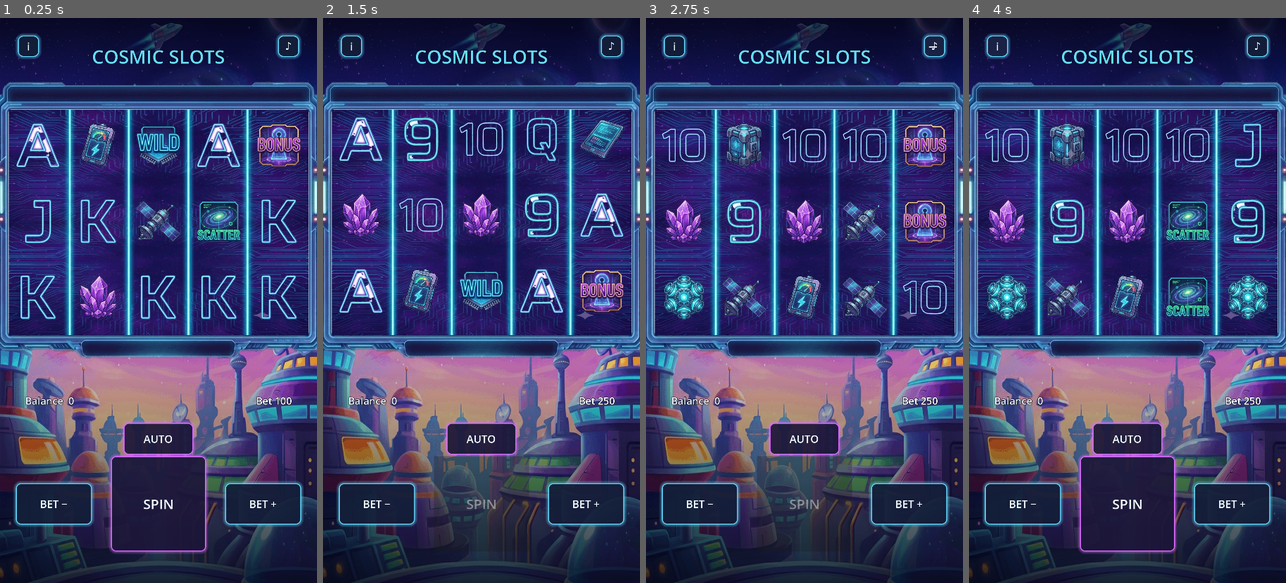
Above: before the commit, frames 1-4 (left to right).
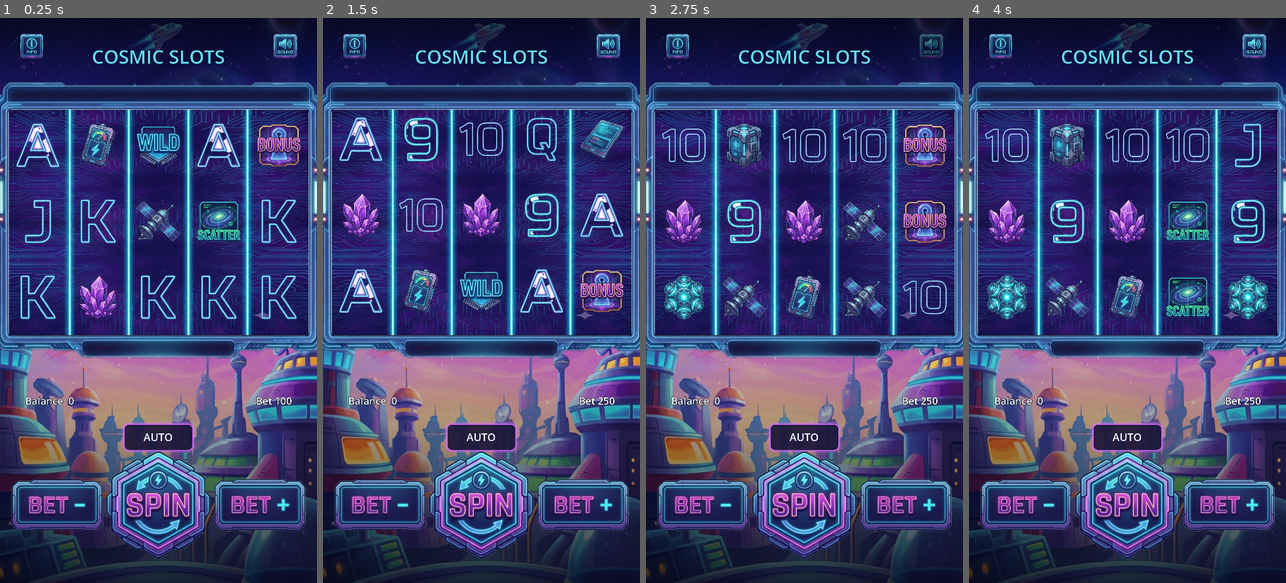
Above: after the commit, the same moments.

Repository: jwillz7667/Fire-Casino
Game: Godot game, scene res://slot/main.tscn
Same seed, same stepped clock (60 frames per second), same inputs: the game is played once before the commit and once after it.
Inputs (mouse positions are in pixels of both pictures, inside the frame that each line leads up to; where the layout moved, square brackets give the same spot in the first picture):
- Up to frame 1 (0.25 s): no input
- Up to frame 2 (1.5 s): click (586, 503) at 0.5 s, where only the run before the commit has a clickable "BET +"; click (481, 503) at 1.25 s, where only the run before the commit has a clickable "SPIN"
- Up to frame 3 (2.75 s): click (931, 46) [934, 46] at 2 s
- Up to frame 4 (4 s): click (1254, 46) [1257, 46] at 2.75 s; click (997, 46) at 3.5 s, where only the run before the commit has a clickable "i"

The runs differ from the first frame. In frame 1, 10% of the frame differs, in the area x 3-97%, y 2-96%; in frame 2, 9.7%; in frame 3, 9.6%; in frame 4, 10%.

Commit message:
fix(cosmic): use the provided SPIN / BET / SOUND / INFO button art
Replace the code-drawn neon buttons with the owner-provided button assets
(assets/cosmic-slots): the hex SPIN (buttons copy 14), BET + / BET − pills
(Gemini_Generated_Image Copy 2/3), and the SOUND/INFO squares (copy 12/13),
processed into art/ui/ and rendered as TextureButtons sized to each art's
aspect. AUTO stays a small code pill (no art was provided). Rebuilt → R2
cosmic-slots/v2; CosmicGodot points at v2.

Co-Authored-By: Claude Opus 4.8 (1M context) <noreply@anthropic.com>

Diff:
--- a/games/cosmic-slots/slot/slot_machine.gd
+++ b/games/cosmic-slots/slot/slot_machine.gd
@@ -115,12 +115,12 @@
 var lbl_mult: Label
 var banner: Label
 var title_lbl: Label
-var spin_btn: Button
-var bet_minus_btn: Button
-var bet_plus_btn: Button
-var autospin_btn: Button
-var sound_btn: Button
-var info_btn: Button
+var spin_btn: TextureButton          # provided art (art/ui/btn_spin.png)
+var bet_minus_btn: TextureButton     # provided art (art/ui/btn_bet_minus.png)
+var bet_plus_btn: TextureButton      # provided art (art/ui/btn_bet_plus.png)
+var sound_btn: TextureButton         # provided art (art/ui/btn_sound.png)
+var info_btn: TextureButton          # provided art (art/ui/btn_info.png)
+var autospin_btn: Button             # no art provided → subtle code neon pill
 
 # audio
 var _audio := {}
@@ -864,11 +864,11 @@
 	lbl_bet.horizontal_alignment = HORIZONTAL_ALIGNMENT_CENTER
 	hud.add_child(lbl_bet)
 
-	bet_minus_btn = _neon_button("BET −", CYAN)
+	bet_minus_btn = _tex_button("res://art/ui/btn_bet_minus.png")
 	bet_minus_btn.pressed.connect(func(): _change_bet(-1))
 	hud.add_child(bet_minus_btn)
 
-	bet_plus_btn = _neon_button("BET +", CYAN)
+	bet_plus_btn = _tex_button("res://art/ui/btn_bet_plus.png")
 	bet_plus_btn.pressed.connect(func(): _change_bet(1))
 	hud.add_child(bet_plus_btn)
 
@@ -876,15 +876,15 @@
 	autospin_btn.pressed.connect(_toggle_autospin)
 	hud.add_child(autospin_btn)
 
-	spin_btn = _neon_button("SPIN", MAGENTA)
+	spin_btn = _tex_button("res://art/ui/btn_spin.png")
 	spin_btn.pressed.connect(func(): play("button_tap"); request_spin())
 	hud.add_child(spin_btn)
 
-	sound_btn = _neon_button("♪", CYAN)
+	sound_btn = _tex_button("res://art/ui/btn_sound.png")
 	sound_btn.pressed.connect(_toggle_sound)
 	hud.add_child(sound_btn)
 
-	info_btn = _neon_button("i", CYAN)
+	info_btn = _tex_button("res://art/ui/btn_info.png")
 	info_btn.pressed.connect(func(): play("button_tap"))
 	hud.add_child(info_btn)
 
@@ -895,8 +895,8 @@
 	var H := view.y
 	if portrait:
 		_place_lbl(title_lbl, Vector2(0, H * 0.045), Vector2(W, 78)); _set_font(title_lbl, 64)
-		_place_btn(info_btn, Vector2(W * 0.09, H * 0.05), Vector2(72, 72))
-		_place_btn(sound_btn, Vector2(W * 0.91, H * 0.05), Vector2(72, 72))
+		_place_btn(info_btn, Vector2(W * 0.10, H * 0.05), Vector2(84, 84))
+		_place_btn(sound_btn, Vector2(W * 0.90, H * 0.05), Vector2(84, 84))
 
 		var grid_bottom := frame_pos.y + frame_size.y
 		_place_lbl(lbl_mult, Vector2(0, frame_pos.y - H * 0.05), Vector2(W, 76))
@@ -910,16 +910,15 @@
 		lbl_bet.horizontal_alignment = HORIZONTAL_ALIGNMENT_RIGHT
 		_place_lbl(lbl_bet, Vector2(W * 0.42, H * 0.665), Vector2(W * 0.5, 44)); _set_font(lbl_bet, 34)
 
-		var spin_y := H * 0.86
-		_place_btn(spin_btn, Vector2(W * 0.5, spin_y), Vector2(W * 0.30, W * 0.30))
-		_set_font(spin_btn, 46)
-		_place_btn(bet_minus_btn, Vector2(W * 0.17, spin_y), Vector2(W * 0.24, W * 0.13))
-		_place_btn(bet_plus_btn, Vector2(W * 0.83, spin_y), Vector2(W * 0.24, W * 0.13))
-		_place_btn(autospin_btn, Vector2(W * 0.5, H * 0.745), Vector2(W * 0.22, W * 0.10))
+		var spin_y := H * 0.862
+		_place_btn(spin_btn, Vector2(W * 0.5, spin_y), Vector2(W * 0.34, W * 0.34))
+		_place_btn(bet_minus_btn, Vector2(W * 0.18, spin_y), Vector2(W * 0.29, W * 0.165))
+		_place_btn(bet_plus_btn, Vector2(W * 0.82, spin_y), Vector2(W * 0.29, W * 0.165))
+		_place_btn(autospin_btn, Vector2(W * 0.5, H * 0.742), Vector2(W * 0.22, W * 0.085))
 	else:
 		_place_lbl(title_lbl, Vector2(0, H * 0.04), Vector2(W, 70)); _set_font(title_lbl, 52)
-		_place_btn(info_btn, Vector2(W * 0.05, H * 0.07), Vector2(64, 64))
-		_place_btn(sound_btn, Vector2(W * 0.95, H * 0.07), Vector2(64, 64))
+		_place_btn(info_btn, Vector2(W * 0.05, H * 0.07), Vector2(76, 76))
+		_place_btn(sound_btn, Vector2(W * 0.95, H * 0.07), Vector2(76, 76))
 
 		var grid_bottom := frame_pos.y + frame_size.y
 		_place_lbl(lbl_mult, Vector2(W - W * 0.22, frame_pos.y), Vector2(W * 0.2, 70))
@@ -931,12 +930,12 @@
 		var bar_y := H * 0.9
 		_place_lbl(lbl_balance, Vector2(W * 0.04, bar_y - 28), Vector2(W * 0.28, 40)); _set_font(lbl_balance, 30)
 		_place_lbl(lbl_win, Vector2(0, grid_bottom + 8), Vector2(W, 56)); _set_font(lbl_win, 44)
-		_place_btn(bet_minus_btn, Vector2(W * 0.4, bar_y), Vector2(140, 84))
+		_place_btn(bet_minus_btn, Vector2(W * 0.38, bar_y), Vector2(150, 86))
 		lbl_bet.horizontal_alignment = HORIZONTAL_ALIGNMENT_CENTER
 		_place_lbl(lbl_bet, Vector2(W * 0.45, bar_y - 22), Vector2(W * 0.1, 44)); _set_font(lbl_bet, 32)
-		_place_btn(bet_plus_btn, Vector2(W * 0.6, bar_y), Vector2(140, 84))
-		_place_btn(autospin_btn, Vector2(W * 0.74, bar_y), Vector2(120, 84))
-		_place_btn(spin_btn, Vector2(W * 0.88, bar_y), Vector2(150, 150)); _set_font(spin_btn, 40)
+		_place_btn(bet_plus_btn, Vector2(W * 0.58, bar_y), Vector2(150, 86))
+		_place_btn(autospin_btn, Vector2(W * 0.73, bar_y), Vector2(120, 76))
+		_place_btn(spin_btn, Vector2(W * 0.88, bar_y), Vector2(150, 150))
 
 func _set_font(l: Control, size: int) -> void:
 	l.add_theme_font_size_override("font_size", size)
@@ -945,11 +944,22 @@
 	l.position = pos
 	l.size = size
 
-func _place_btn(b: Button, center: Vector2, size: Vector2) -> void:
+func _place_btn(b: Control, center: Vector2, size: Vector2) -> void:
 	b.custom_minimum_size = size
 	b.size = size
 	b.position = center - size * 0.5
 	b.pivot_offset = size * 0.5
+
+## Button rendered from the OWNER-PROVIDED art (art/ui/btn_*.png); the texture scales to
+## fit its box keeping aspect, so the neon SPIN hexagon / BET pills / SOUND+INFO read crisp.
+func _tex_button(path: String) -> TextureButton:
+	var b := TextureButton.new()
+	if ResourceLoader.exists(path):
+		b.texture_normal = load(path)
+	b.ignore_texture_size = true
+	b.stretch_mode = TextureButton.STRETCH_KEEP_ASPECT_CENTERED
+	b.pressed.connect(func(): _btn_feedback(b))
+	return b
 
 func _neon_button(text: String, accent: Color) -> Button:
 	var b := Button.new()
@@ -977,7 +987,7 @@
 	b.pressed.connect(func(): _btn_feedback(b))
 	return b
 
-func _btn_feedback(b: Button) -> void:
+func _btn_feedback(b: Control) -> void:
 	var t := create_tween().set_trans(Tween.TRANS_BACK).set_ease(Tween.EASE_OUT)
 	b.scale = Vector2(0.92, 0.92)
 	t.tween_property(b, "scale", Vector2(1, 1), 0.18)
@@ -986,7 +996,8 @@
 func _toggle_sound() -> void:
 	_muted = not _muted
 	AudioServer.set_bus_mute(AudioServer.get_bus_index("Master"), _muted)
-	sound_btn.text = "♪̶" if _muted else "♪"
+	# No text on the art button — dim it to show the muted state.
+	sound_btn.modulate = Color(0.55, 0.55, 0.6) if _muted else Color(1, 1, 1)
 
 func _toggle_autospin() -> void:
 	play("bet_change")
Binary file added: games/cosmic-slots/art/ui/btn_bet_minus.png
Not shown, added: games/cosmic-slots/art/ui/btn_bet_minus.png.import
Binary file added: games/cosmic-slots/art/ui/btn_bet_plus.png
Not shown, added: games/cosmic-slots/art/ui/btn_bet_plus.png.import
Binary file added: games/cosmic-slots/art/ui/btn_info.png
Not shown, added: games/cosmic-slots/art/ui/btn_info.png.import
Binary file added: games/cosmic-slots/art/ui/btn_sound.png
Not shown, added: games/cosmic-slots/art/ui/btn_sound.png.import
Binary file added: games/cosmic-slots/art/ui/btn_spin.png
Not shown, added: games/cosmic-slots/art/ui/btn_spin.png.import
Not shown, changed: apps/arcade/src/components/game/CosmicGodot.tsx
